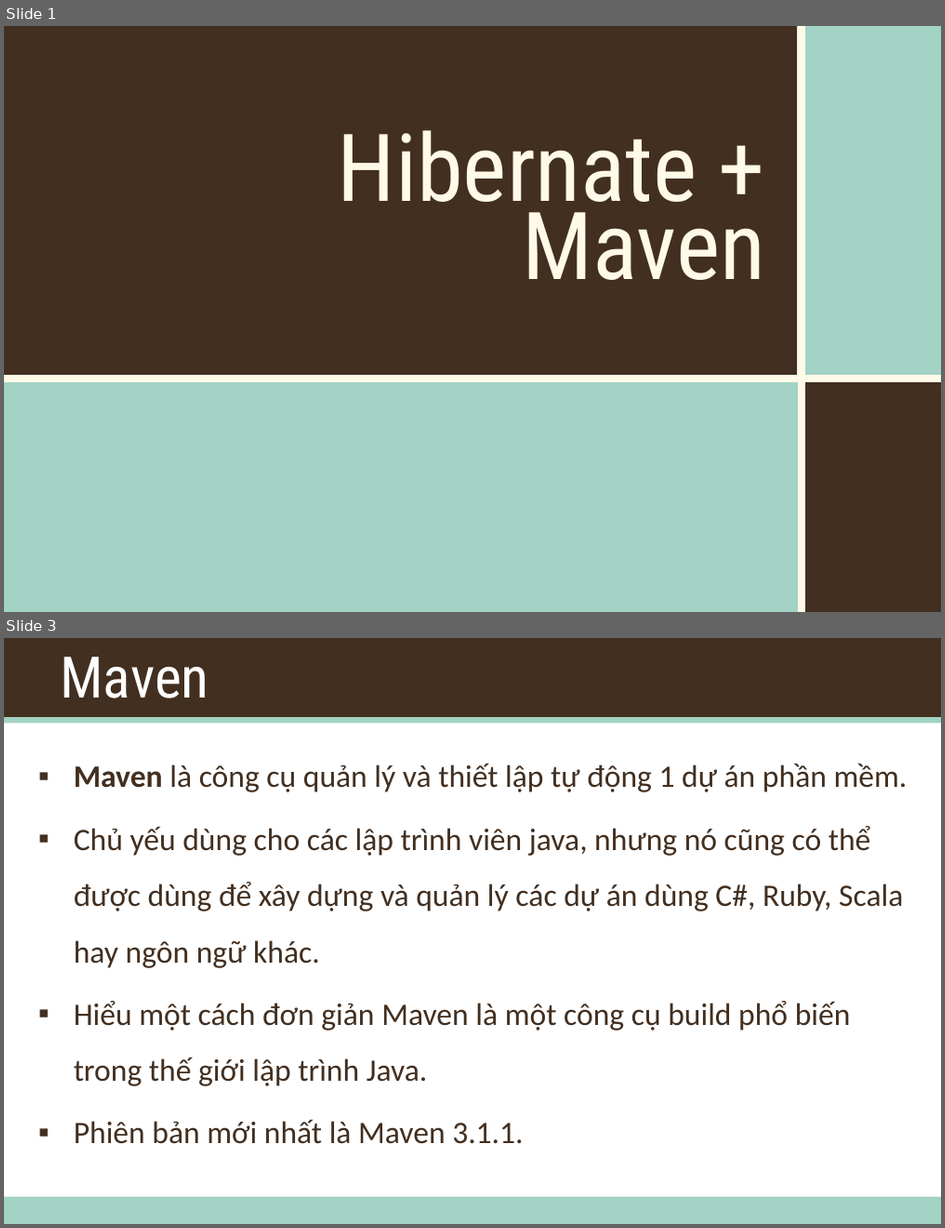
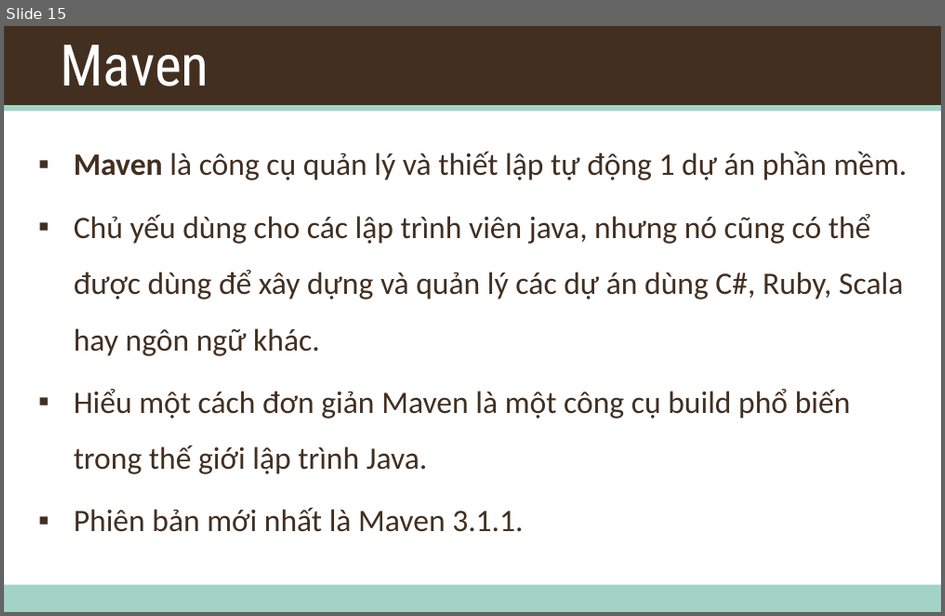
Before and after one commit to daotk/cap-deadline, a slide deck: Training/Training.pptx. Shown one above the other, each under a label of ours: slides 1 and 3 before the commit, slide 15 after it; the slides between them are not shown. The pictures are 945x1228 and 945x616 pixels, drawn with LibreOffice and Linux fonts; fonts in the diff are those of the drawing; background and template pictures are left out. Boxes give left, top, right and bottom in pixels: in the first picture for what was removed or moved away, otherwise in the second. Text is boxed around its words. In the diff, an @@ line names an element or a change of style, - is before the commit and + after.

```diff
--- a/Training/Training.pptx
+++ b/Training/Training.pptx
@@ slide 1 removed at <box>4,26,941,612</box>, background #FFFFFF @@
@@ rectangle removed at <box>4,26,798,375</box> @@
@@ rectangle removed at <box>802,26,941,377</box> @@
@@ line removed from (802, 26) to (802, 612) @@
@@ title removed at <box>338,130,766,280</box> @@
-Hibernate +
-Maven
@@ rectangle removed at <box>4,378,802,612</box> @@
@@ line removed from (4, 378) to (941, 378) @@
@@ rectangle removed at <box>802,377,941,612</box> @@
@@ what was slide 3 is now slide 15 @@
```
Also in this commit, not shown: 1 slide changed, 13 slides added.
